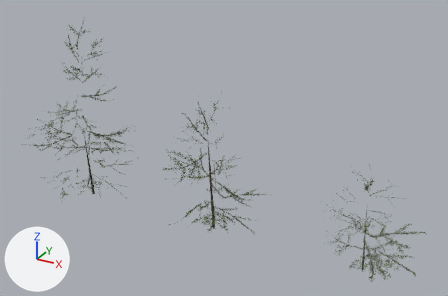
Renders of the glTF model public/assets/models/fir_seedling.glb from each side of a commit.
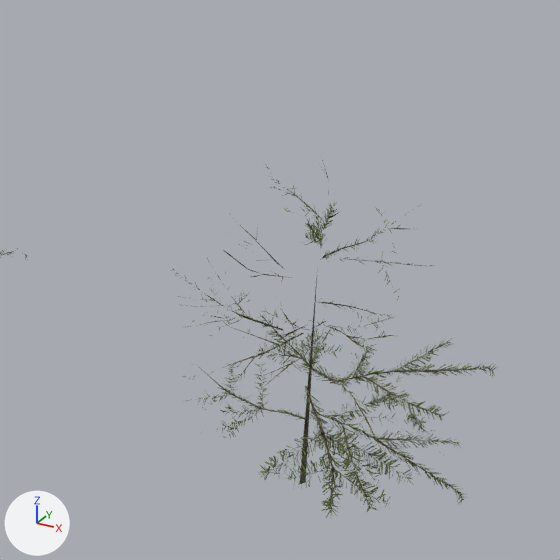
The first picture shows the older version from a camera (50 mm lens) standing at (2.75, -3.05, 2.12) and looking at (1.05, 0.04, 0.57). The close-ups show the older and then the newer version on the part from 59% to 100% of the width and 37% to 100% of the height of that picture. Only the edits that show in the close-ups are written down. The lights are fixed; the arrows at lower left show +X, +Y and +Z. Where no turn or scale is listed for an object, it has been applied to the vertices. Vertices at exactly the same position are counted once.

In view in the first close-up: 'fir_sapling_c'.
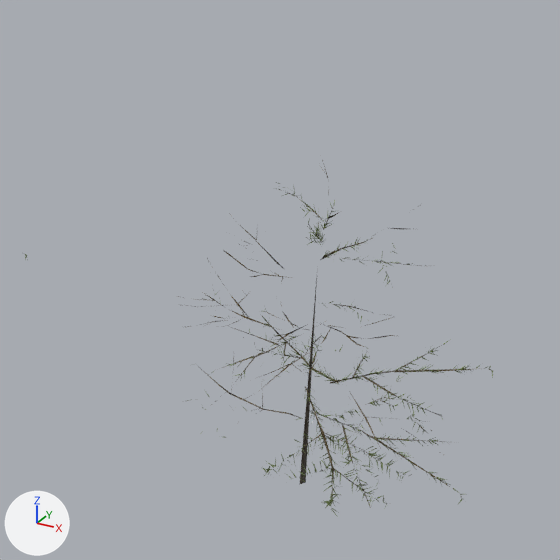
The edits, one by one:
me_cylinder_125 is used by ob_fir_sapling_c; location (1.995, 0.003, 0.368).
me_cylinder_125 had 11540 vertices, 4549 faces and spanned x -0.307..0.307, y -0.314..0.317, z -0.368..0.362.
me_cylinder_125 now has 3457 vertices, 1377 faces and spans x -0.302..0.306, y -0.309..0.311, z -0.368..0.362.
me_cylinder_125 part 1: 2483 loose pieces with 7585 vertices, spanning x -0.307..0.307, y -0.314..0.317, z -0.332..0.274, are deleted.
me_cylinder_125 part 2: 1 vertex moved within x 0.027, y -0.135, z -0.199; 499 vertices removed from x -0.28..0.291, y -0.294..0.284, z -0.312..-0.001; 6 vertices added at x -0.209..0.186, y -0.189..0.099, z -0.242..-0.026.
me_cylinder_125 part 3: 24 vertices removed from x -0.143..0.087, y -0.172..0.071, z -0.055..0.274; 20 vertices added at x -0.107..0.0, y -0.112..-0.006, z 0.017..0.203.
me_cylinder_125 part 4: 10 kept faces spanning x -0.04..0.297, y -0.247..0.142, z -0.316..0.115 get new texture (UV) coordinates.
Other edits to the shape of me_cylinder_125 do not show in these pictures.

Pixel boxes (x1, y1, x2, y2) of what changed, in the close-ups (560 x 560 px; the box of a moved part takes in the faces that stretch with it):
'fir_sapling_c', reshaped
    before: (172, 160, 499, 518)
    after: (178, 160, 493, 517)
part 1 of me_cylinder_125, deleted
    before: (174, 162, 499, 518)
part 2 of me_cylinder_125, cut back
    before: (172, 268, 469, 507)
    after: (194, 293, 387, 453)
part 3 of me_cylinder_125, moved or reshaped
    before: (240, 189, 384, 389)
    after: (252, 233, 323, 334)
part 4 of me_cylinder_125, surface changed
    before: (291, 373, 376, 426)
    after: (261, 310, 462, 498)
